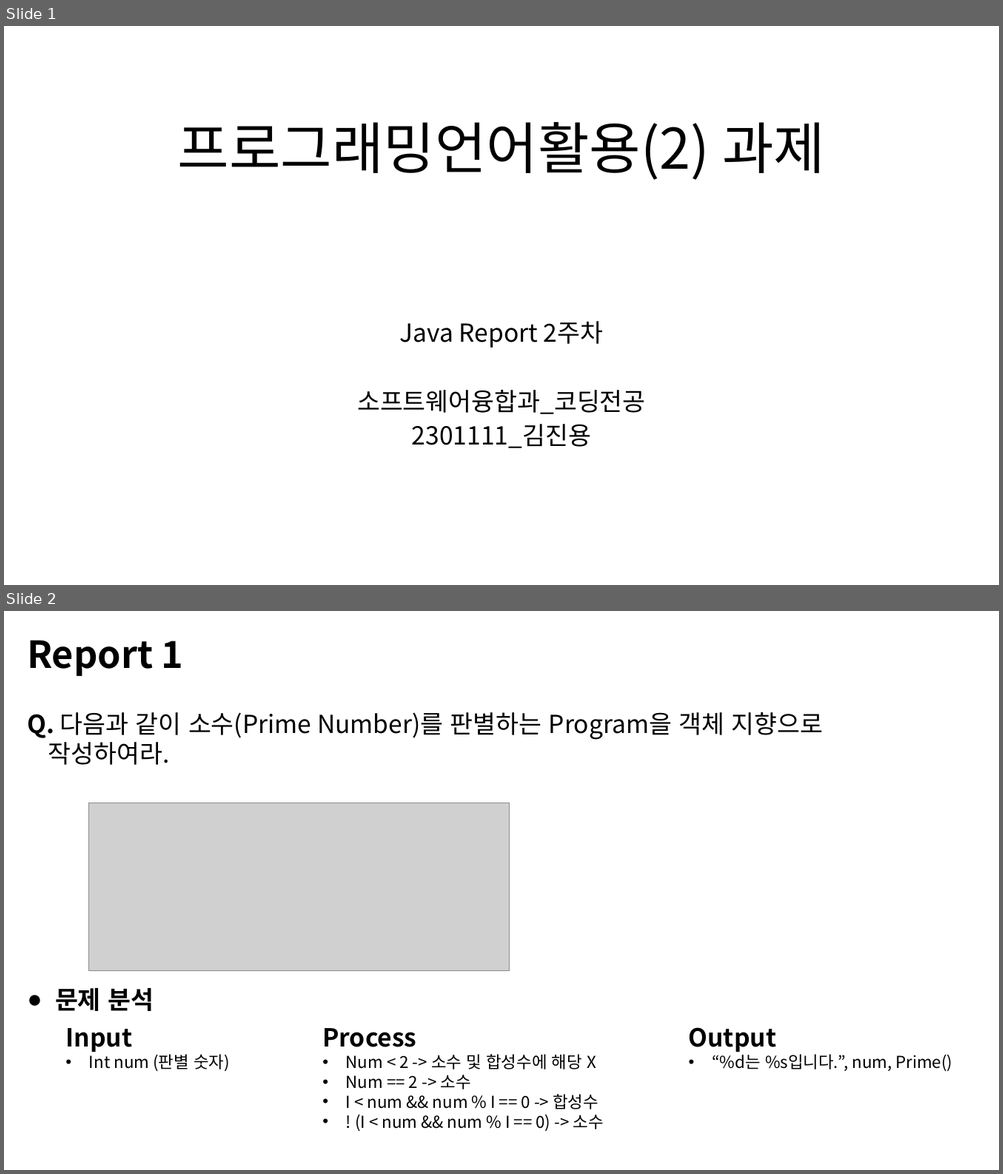
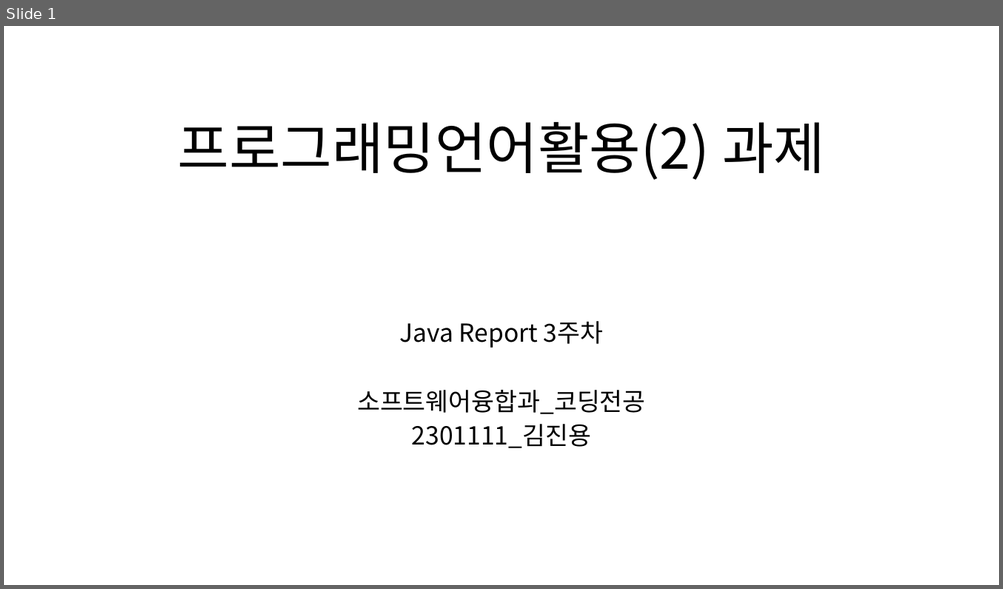
Before and after one commit to MDR-Evan/KBU-ProgrammingLanguageUtilization2, a slide deck: KBU Java 2/Report/R_Week3/3차-김진용-2301111.pptx. Shown one above the other, each under a label of ours: slides 1 and 2 before the commit, slide 1 after it. The pictures are 1003x1174 and 1003x589 pixels, drawn with LibreOffice and Linux fonts; fonts in the diff are those of the drawing; grey boxes stand for pictures. Boxes give left, top, right and bottom in pixels: in the first picture for what was removed or moved away, otherwise in the second. Text is boxed around its words. In the diff, an @@ line names an element or a change of style, - is before the commit and + after.

```diff
--- a/KBU Java 2/Report/R_Week3/3차-김진용-2301111.pptx
+++ b/KBU Java 2/Report/R_Week3/3차-김진용-2301111.pptx
@@ slide 2 removed at (x1=4, y1=611, x2=999, y2=1170), background #FFFFFF @@
@@ text removed at (x1=27, y1=640, x2=184, y2=676) @@
-Report 1
@@ text removed at (x1=27, y1=712, x2=823, y2=765) @@
-Q. 다음과 같이 소수(Prime Number)를 판별하는 Program을 객체 지향으로
-작성하여라.
@@ picture removed at (x1=89, y1=803, x2=510, y2=971) @@
@@ text removed at (x1=55, y1=988, x2=153, y2=1011) @@
-● 문제 분석
@@ text removed at (x1=65, y1=1028, x2=230, y2=1072) @@
-Input
-• Int num (판별 숫자)
@@ text removed at (x1=322, y1=1028, x2=603, y2=1132) @@
-Process
-• Num < 2 -> 소수 및 합성수에 해당 X
-• Num == 2 -> 소수
-• I < num && num % I == 0 -> 합성수
-• ! (I < num && num % I == 0) -> 소수
@@ text removed at (x1=688, y1=1028, x2=952, y2=1072) @@
-Output
-• “%d는 %s입니다.”, num, Prime()
@@ slide 1 changed as well @@
@@ subtitle at (x1=400, y1=321, x2=603, y2=348): text changed @@
-Java Report 2주차
+Java Report 3주차
```
Also in this commit, not shown: 3 other slides changed, 4 slides added, 4 other slides removed, 6 other files.
